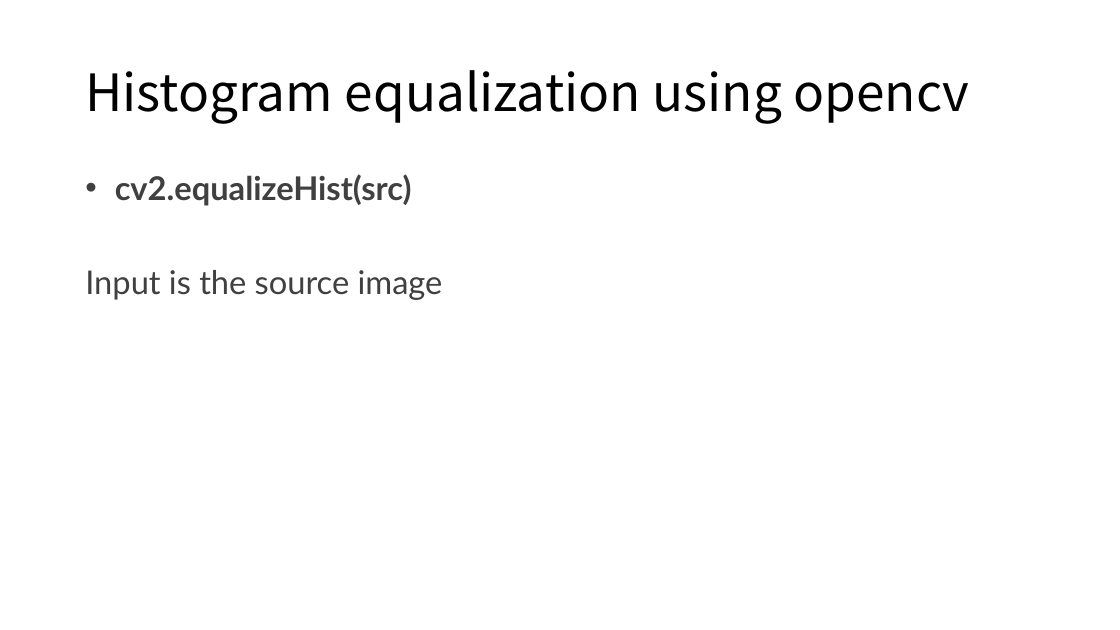
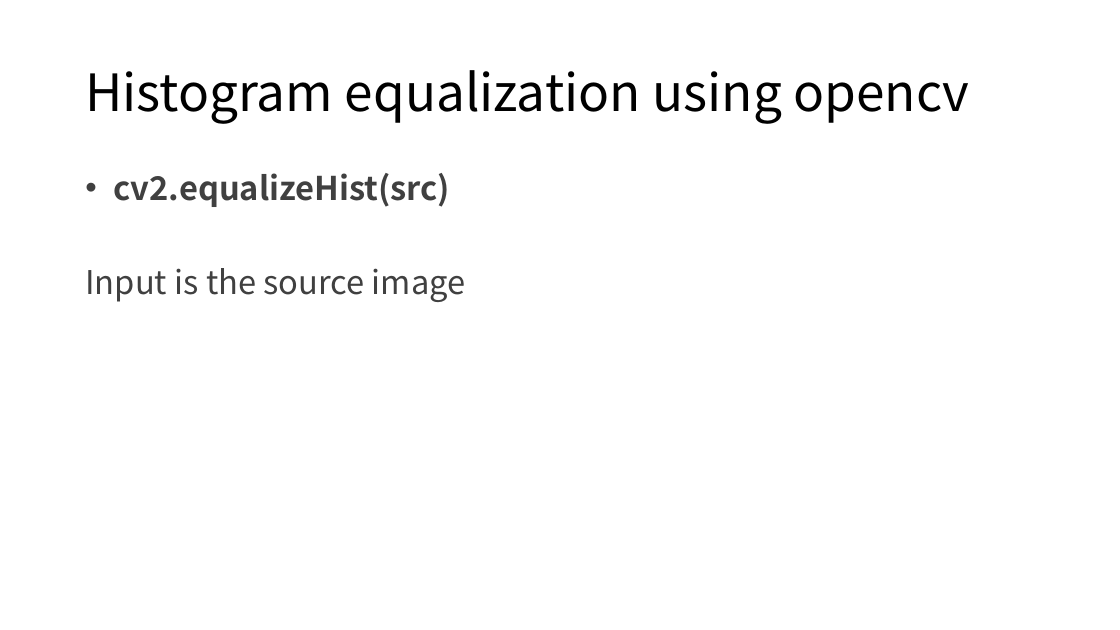
Before and after one commit to limax2008/Image-Processing-class2020, a slide deck: slide 20 of PPT/9th_class_imgeHistogram.pptx. Drawn at 1120x630 pixels with LibreOffice and Linux fonts; fonts in the diff are those of the drawing. Boxes give left, top, right and bottom in pixels: in the first picture for what was removed or moved away, otherwise in the second. Text is boxed around its words. In the diff, an @@ line names an element or a change of style, - is before the commit and + after.

```diff
--- a/PPT/9th_class_imgeHistogram.pptx
+++ b/PPT/9th_class_imgeHistogram.pptx
@@ text "cv2.equalizeHist(src)" at <box>85,173,466,302</box>: font Lato to Noto Sans CJK SC @@
```
Also in this commit, not shown: 10 other slides changed, 3 other files.
